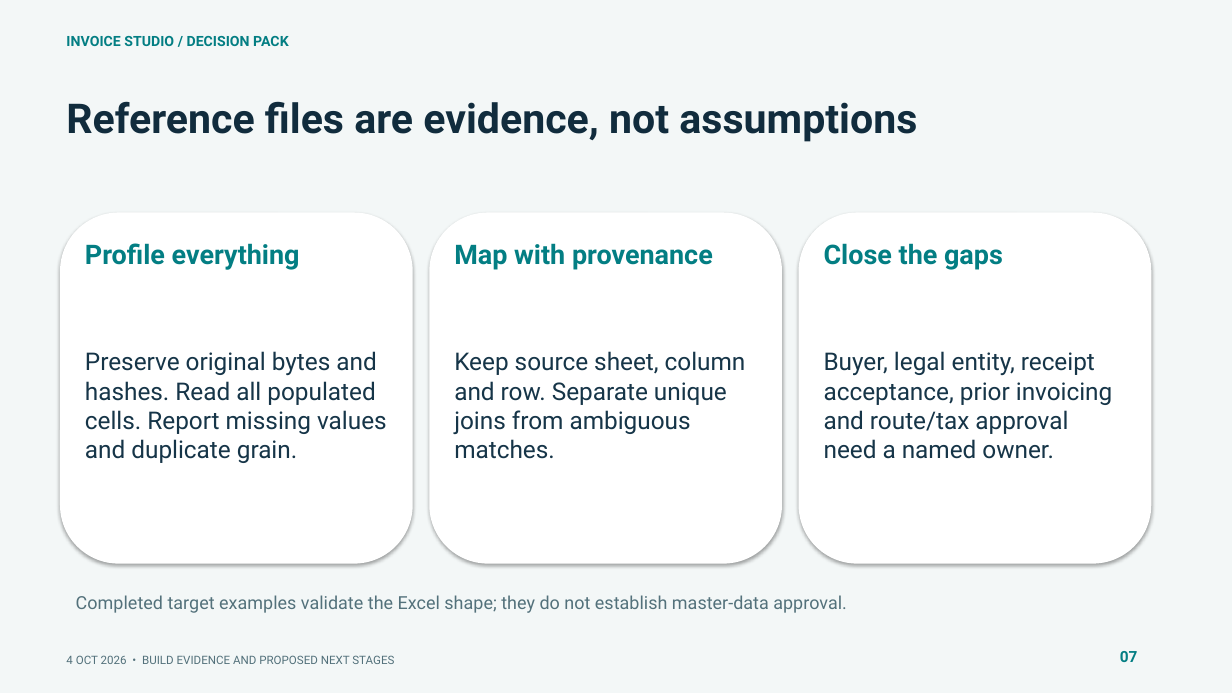
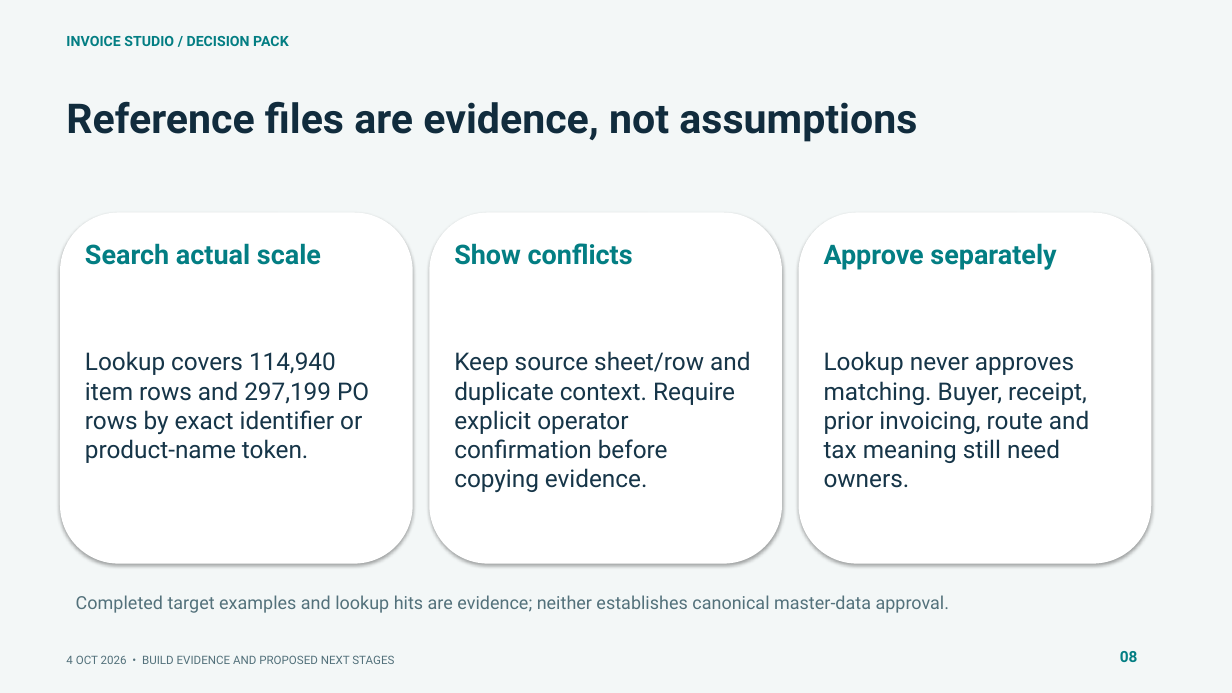
Before and after one commit to muttonkodibiriyani/Inv_studio, a slide deck: slide 8 of docs/delivery/Invoice_Studio_SLT.pptx (slide 7 before the commit). Drawn at 1232x693 pixels with LibreOffice and Linux fonts; fonts in the diff are those of the drawing. Boxes give left, top, right and bottom in pixels: in the first picture for what was removed or moved away, otherwise in the second. Text is boxed around its words. In the diff, an @@ line names an element or a change of style, - is before the commit and + after.

Commit message:
Add name-based reference discovery, manual workbook drafts and clearer extraction review

```diff
--- a/docs/delivery/Invoice_Studio_SLT.pptx
+++ b/docs/delivery/Invoice_Studio_SLT.pptx
@@ text at (85, 243, 321, 265): text changed @@
-Profile everything
+Search actual scale
@@ text at (454, 243, 633, 265): text changed @@
-Map with provenance
+Show conflicts
@@ text at (824, 243, 1056, 270): text changed @@
-Close the gaps
+Approve separately
@@ text at (85, 351, 369, 463): text changed @@
-Preserve original bytes and hashes. Read all populated cells. Report missing values and duplicate grain.
+Lookup covers 114,940 item rows and 297,199 PO rows by exact identifier or product-name token.
@@ text at (454, 351, 750, 493): text changed @@
-Keep source sheet, column and row. Separate unique joins from ambiguous matches.
+Keep source sheet/row and duplicate context. Require explicit operator confirmation before copying evidence.
@@ text at (824, 351, 1089, 488): text changed @@
-Buyer, legal entity, receipt acceptance, prior invoicing and route/tax approval need a named owner.
+Lookup never approves matching. Buyer, receipt, prior invoicing, route and tax meaning still need owners.
@@ text at (76, 595, 950, 613): text changed @@
-Completed target examples validate the Excel shape; they do not establish master-data approval.
+Completed target examples and lookup hits are evidence; neither establishes canonical master-data approval.
@@ text at (1120, 651, 1138, 662): text changed @@
-07
+08
```
Also in this commit, not shown: 9 other slides changed, 2 slides added, 33 other files.
